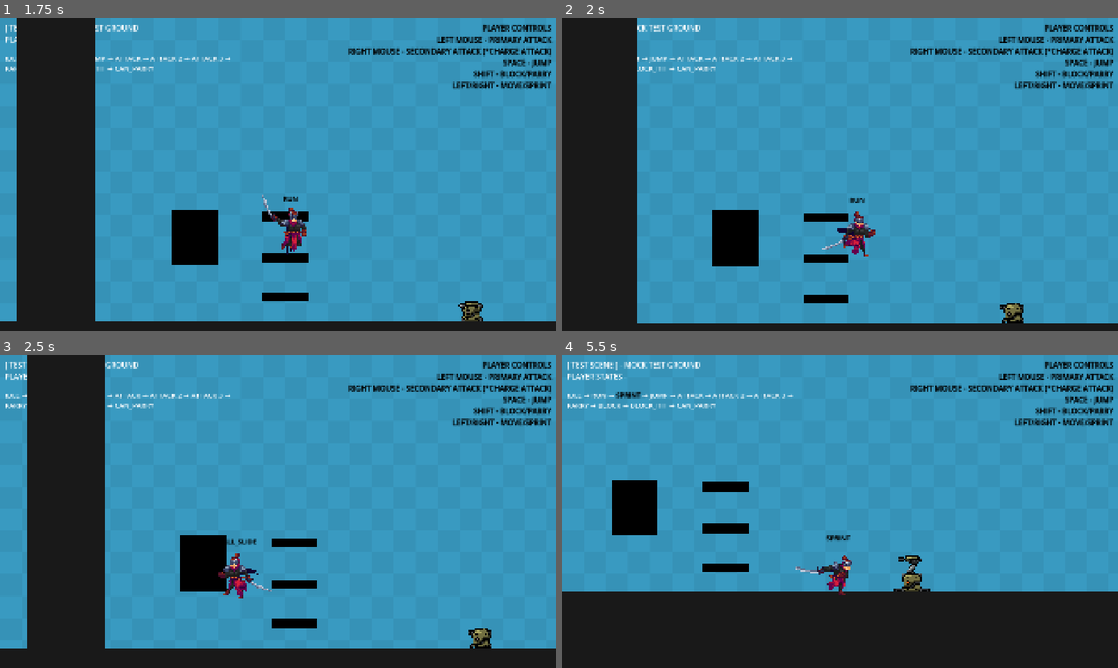
Above: before the commit, frames 1-4 (two rows, left to right).
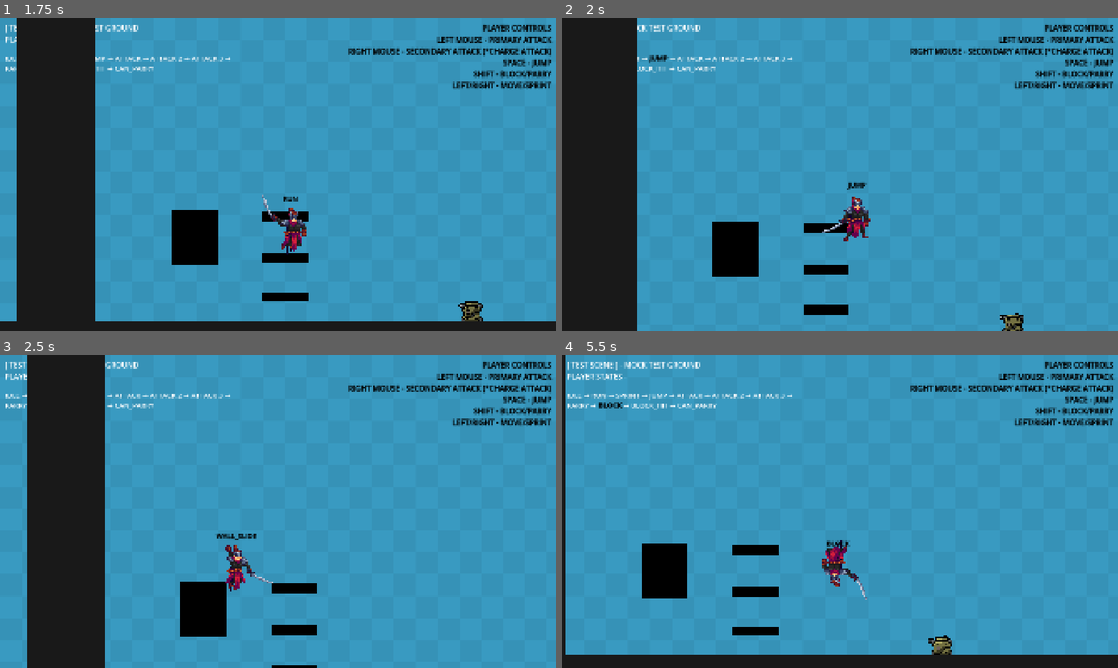
Above: after the commit, the same moments.

Repository: Zayed582/SekiroDMCMetroidvania
Game: Godot game, scene res://scenes/test_ground/test_ground.tscn
Same seed, same stepped clock (60 frames per second), same inputs: the game is played once before the commit and once after it.
Inputs (mouse positions are in pixels of both pictures, inside the frame that each line leads up to):
- Up to frame 1 (1.75 s): move the mouse to (400, 158) at 0.52 s; hold Right mouse button (attack_2) 0.53-1.28 s; hold D (move_right) from 0.53 s (still down); click (400, 158) at 0.6 s; tap Space (jump) at 0.77, 1.07, 1.52 s; move the mouse to (166, 190) at 1.27 s; right-click (166, 190) at 1.35 s; tap Shift (block) at 1.55 s
- Up to frame 2 (2 s): keep holding D (move_right); tap Space (jump) at 1.82 s
- Up to frame 3 (2.5 s): move the mouse to (333, 442) at 2.02 s; release D (move_right) at 2.03 s; hold A (move_left) from 2.03 s (still down); tap Shift (block) at 2.1 s; tap C (dash) at 2.3 s
- Up to frame 4 (5.5 s): move the mouse to (812, 574) at 2.77 s; release A (move_left) at 2.78 s; hold D (move_right) 2.78-4.28 s; tap C (dash) at 2.85 s; tap Space (jump) at 3.02, 3.05, 3.32, 3.6, 3.77, 4.07, 4.52, 4.82 s; move the mouse to (1006, 558) at 3.52 s; click (1006, 558) at 3.8 s; move the mouse to (673, 464) at 4.27 s; hold A (move_left) 4.28-5.03 s; click (673, 464) at 4.35 s; right-click (673, 464) at 4.55 s; move the mouse to (867, 511) at 5.02 s; hold D (move_right) from 5.03 s (still down); hold Right mouse button (attack_2) from 5.03 s (still down); tap Shift (block) at 5.3 s

Frame 1 is identical in both runs. In frame 2, 5.1% of the frame differs, in the area x 13-100%, y 11-100%; in frame 3, 9.5%; in frame 4, 26%, in the area x 0-100%, y 0-96%.

Commit message:
fix: wall cling animation bug

Diff:
--- a/sekirodmc/scenes/actors/player/player.gd
+++ b/sekirodmc/scenes/actors/player/player.gd
@@ -11,6 +11,7 @@
 @onready var charge_cooldown_timer = $Timers/ChargeCooldownTimer
 @onready var dash_timer = $Timers/DashTimer
 @onready var hurt_area = $Areas/HurtArea
+@onready var wall_jump_cooldown_timer = $Timers/WallJumpCooldownTimer
 
 enum {
 	IDLE,
@@ -57,7 +58,7 @@
 const DECELERATION_SPEED = 1600
 const DASH_SPEED = 2000
 const JUMP_VELOCITY = -800.0
-const WALL_JUMP_VELOCITY = Vector2(950, -800)
+const WALL_JUMP_VELOCITY = Vector2(1000, -800)
 const MIN_COMBO_TIME = 0
 const MAX_COMBO_TIME = 3
 const GRAVITY = 1300
@@ -65,7 +66,7 @@
 const MIN_CHARGE_MOVEMENT_SPEED = 400
 const CHARGE_MOVEMENT_INCR = 5
 const MAX_JUMPS = 2
-const WALL_STICK_FORCE = 10
+const WALL_STICK_FORCE = 20
 
 const ATTACK_MOVEMENT_MAX_SPEED = 1
 var direction = 0
@@ -78,15 +79,15 @@
 var charge_movement_speed = 400
 var jump_count = 0
 
-
-
 var is_blocking = false
 var stop_process = false
+var can_move = true
 var can_parry = false
 var jumped = false
 var can_use_charge_attack = true
 var is_charge_attacking = false
 var is_on_wall_bool = false
+var reset_jump_count = false
 
 #KNOCKBACK
 @export var knockback_force := 300.0
@@ -118,6 +119,8 @@
 	pass
 
 func handle_state_animations():
+	if is_on_wall(): return
+
 	match state:
 		IDLE:
 			anim_tree.set("parameters/Movement/Transition/transition_request", "idle")
@@ -133,10 +136,13 @@
 		anim_tree.set("parameters/Jump/blend_position", sign(velocity.y))
 
 	#Reset animation to idle
-	if is_on_floor() and (state == JUMP or state == WALL_CLING or state == WALL_SLIDE):
-		set_state(IDLE)
-		state_machine.travel("Movement")
+	if is_on_floor() and !is_on_wall() and reset_jump_count:
+
+		if !is_charge_attacking:
+			set_state(IDLE)
+			state_machine.travel("Movement")
 		jump_count = 0
+		reset_jump_count = false
 		pass
 
 	anim_tree.set("parameters/conditions/on_floor",is_on_floor())
@@ -159,6 +165,7 @@
 		else: state_machine.travel("Jump")
 		anim_tree.set("parameters/Jump/blend_position", sign(velocity.y))
 		jump_count += 1
+		reset_jump_count = true
 		await get_tree().process_frame
 		set_state(JUMP)
 	pass
@@ -171,6 +178,7 @@
 
 	if direction:
 		last_direction = direction
+		if !can_move: return
 		sprint_time += delta
 		velocity.x = direction * move_speed
 		handle_sprite_flip(direction)
@@ -188,6 +196,8 @@
 
 func handle_sprint():
 	if stop_process: return
+	if is_on_wall(): return
+
 	if is_on_floor():
 		if sprint_time > sprint_activation_time:
 			set_state(SPRINT)
@@ -234,6 +244,8 @@
 	pass
 
 func handle_dash():
+	if is_on_wall(): return
+
 	if Input.is_action_just_pressed("dash"):
 		velocity.x = DASH_SPEED * last_direction
 		velocity.y = 0
@@ -256,25 +268,22 @@
 		velocity.x += WALL_STICK_FORCE * last_direction
 		if Input.is_action_pressed("wall_cling"):
 			velocity.y = 0
-			state_machine.travel("wall_slide")
 			set_state(WALL_CLING)
 			pass
 		else:
 			velocity.y *= 0.9
+			set_state(WALL_SLIDE)
+		pass
+
+		if !is_on_wall_bool:
 			state_machine.travel("wall_slide")
-			set_state(WALL_SLIDE)
-		pass
-
-		if !is_on_wall_bool:
-			jump_count = 0
 			is_on_wall_bool = true
 
 	else:
 		if is_on_wall_bool:
-			#jump_count = 0
 			is_on_wall_bool = false
 
-	if jump_count >= MAX_JUMPS: return
+	if jump_count > MAX_JUMPS: return
 
 	if Input.is_action_just_pressed("jump") and is_on_wall_only():
 		handle_sprite_flip(-last_direction)
@@ -282,10 +291,11 @@
 		last_direction = -last_direction
 		velocity.y = WALL_JUMP_VELOCITY.y
 		velocity.x += new_velocity_x
-		if jump_count > 1:
-			state_machine.travel("backflip")
-		else: state_machine.travel("Jump")
-		#jump_count = 0
+		state_machine.travel("Jump")
+		jump_count = 1
+		reset_jump_count = true
+		can_move = false
+		wall_jump_cooldown_timer.start()
 		anim_tree.set("parameters/Jump/blend_position", sign(velocity.y))
 		await get_tree().process_frame
 		set_state(JUMP)
@@ -459,9 +469,19 @@
 	pass # Replace with function body.
 
 func _on_dash_timer_timeout():
+	if is_on_wall():
+		stop_process = false
+		return
+
 	stop_process = false
 	set_state(IDLE)
 	state_machine.travel("Movement")
 	hurt_area.monitoring = true
 	velocity.x = 0
 	pass # Replace with function body.
+
+
+func _on_wall_jump_cooldown_timer_timeout():
+	print("cooldown ended")
+	can_move = true
+	pass # Replace with function body.
--- a/sekirodmc/scenes/actors/player/player.tscn
+++ b/sekirodmc/scenes/actors/player/player.tscn
@@ -648,7 +648,6 @@
 [sub_resource type="AnimationNodeStateMachineTransition" id="AnimationNodeStateMachineTransition_haoly"]
 
 [sub_resource type="AnimationNodeStateMachineTransition" id="AnimationNodeStateMachineTransition_xsnmo"]
-xfade_time = 1.0
 
 [sub_resource type="AnimationNodeStateMachineTransition" id="AnimationNodeStateMachineTransition_msxka"]
 
@@ -663,11 +662,13 @@
 [sub_resource type="AnimationNodeStateMachineTransition" id="AnimationNodeStateMachineTransition_eh6yv"]
 switch_mode = 2
 advance_mode = 2
+
+[sub_resource type="AnimationNodeStateMachineTransition" id="AnimationNodeStateMachineTransition_shibf"]
 
 [sub_resource type="AnimationNodeStateMachine" id="AnimationNodeStateMachine_oj104"]
 states/End/position = Vector2(889, 80.432)
 states/Jump/node = SubResource("AnimationNodeBlendSpace1D_xducv")
-states/Jump/position = Vector2(190.889, 239.906)
+states/Jump/position = Vector2(183.105, 239.65)
 states/Movement/node = SubResource("AnimationNodeBlendTree_5bhx7")
 states/Movement/position = Vector2(398.643, 80.25)
 states/Start/position = Vector2(202.5, 515.426)
@@ -697,8 +698,8 @@
 states/parry/position = Vector2(400.042, 346.955)
 states/wall_slide/node = SubResource("AnimationNodeAnimation_yab6n")
 states/wall_slide/position = Vector2(183.821, 87.3613)
-transitions = ["Start", "Movement", SubResource("AnimationNo …(3026 unchanged characters)… mationNodeStateMachineTransition_eh6yv")]
-graph_offset = Vector2(-304.699, -92.4888)
+transitions = ["Start", "Movement", SubResource("AnimationNo …(3026 unchanged characters)… mationNodeStateMachineTransition_eh6yv"), "dash", "wall_slide", SubResource("AnimationNodeStateMachineTransition_shibf")]
+graph_offset = Vector2(-271.459, -116.639)
 
 [sub_resource type="LabelSettings" id="LabelSettings_l17oj"]
 font_size = 24
@@ -783,6 +784,10 @@
 wait_time = 0.2
 one_shot = true
 
+[node name="WallJumpCooldownTimer" type="Timer" parent="Timers"]
+wait_time = 0.5
+one_shot = true
+
 [node name="Areas" type="Node2D" parent="."]
 
 [node name="BlockArea" type="Area2D" parent="Areas"]
@@ -807,5 +812,6 @@
 [connection signal="timeout" from="Timers/ParryTimer" to="." method="_on_parry_timer_timeout"]
 [connection signal="timeout" from="Timers/ChargeCooldownTimer" to="." method="_on_charge_cooldown_timer_timeout"]
 [connection signal="timeout" from="Timers/DashTimer" to="." method="_on_dash_timer_timeout"]
+[connection signal="timeout" from="Timers/WallJumpCooldownTimer" to="." method="_on_wall_jump_cooldown_timer_timeout"]
 [connection signal="area_entered" from="Areas/BlockArea" to="." method="_on_block_area_area_entered"]
 [connection signal="area_entered" from="Areas/HurtArea" to="." method="_on_hurt_area_area_entered"]
Not shown: 1 places in sekirodmc/scenes/actors/player/player.tscn that only renumber resources
